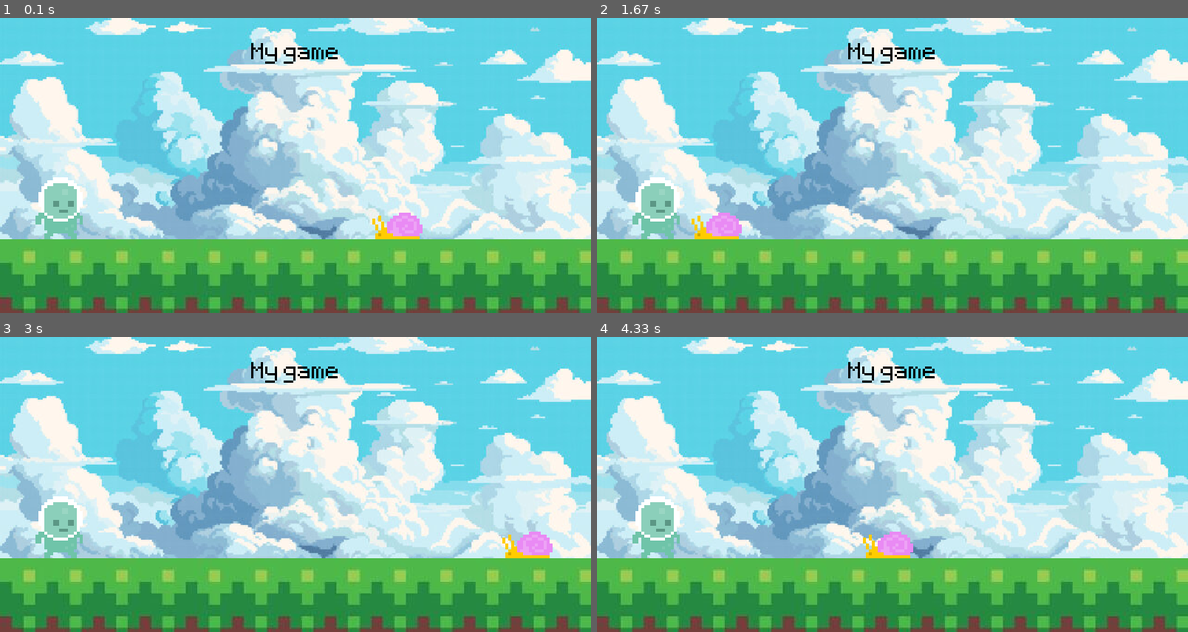
Above: before the commit, frames 1-4 (two rows, left to right).
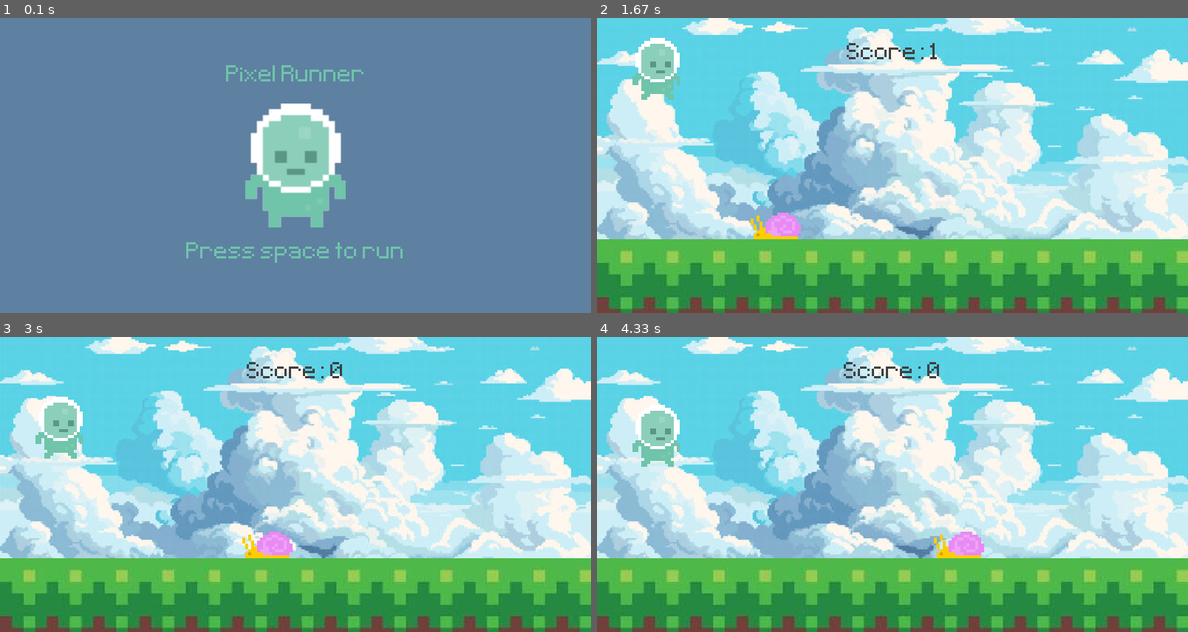
Above: after the commit, the same moments.

Repository: andresturu/Pygame-Learning
Game: pygame game, started from main.py
Same seed, same stepped clock (60 frames per second), same inputs: the game is played once before the commit and once after it.
Inputs (mouse positions are in pixels of both pictures, inside the frame that each line leads up to):
- Up to frame 1 (0.1 s): no input
- Up to frame 2 (1.67 s): tap Space at 0.33, 1 s; press the mouse at (656, 206) at 0.7 s; move the mouse to (780, 200) at 0.8 s; release the mouse at (898, 195) at 0.93 s; press the mouse at (656, 206) at 1.37 s; move the mouse to (703, 206) at 1.47 s; release the mouse at (756, 203) at 1.6 s
- Up to frame 3 (3 s): tap Space at 2.17, 2.5, 2.9 s
- Up to frame 4 (4.33 s): tap Space at 3.2, 3.73, 4.03 s; press the mouse at (656, 525) at 4.2 s; move the mouse to (679, 484) at 4.3 s

The runs differ from the first frame. In frame 1, 99% of the frame differs, in the area x 0-100%, y 0-100%; in frame 2, 4.0%; in frame 3, 3.8%; in frame 4, 3.9%.

Commit message:
Learning Pygame Part. 3

Diff:
--- a/deleted_code.txt
+++ b/deleted_code.txt
@@ -8,6 +8,23 @@
         -Needs to be on display surface to be visible
         -Flexible amount, only displayed when connected to display surface
 
+player_stand = pygame.transform.scale2x(player_stand) #scales the surface to be twice as large, maintaining aspect ratio
+
+
+
+pygame.draw.line(screen, 'Black', (0,0), pygame.mouse.get_pos(), 20)
+pygame.draw.ellipse(screen, 'Brown', pygame.Rect(50,200, 100, 100))
+
+ if player_rect.colliderect(snail_rect): #returns true or false
+        print('collision')
+    mouse_pos = pygame.mouse.get_pos() #returns x and y position
+    if player_rect.collidepoint(mouse_pos):
+        print(pygame.mouse.get_pressed()) #returns tuple of boolean values for left click, middle click, and right click
+
+if event.type == pygame.MOUSEMOTION:
+    print(event.pos)
+    if player_rect.collidepoint(event.pos):
+        print('player x mouse collision')
 
 if event.type == pygame.KEYDOWN:
     if event.key == pygame.K_RIGHT:
@@ -26,7 +43,18 @@
 test_surface = pygame.Surface((100, 200)) #creates a (regular) surface
 test_surface.fill('Red')
 
+if event.type == pygame.KEYUP:
+    print('key up')
 
+ keys = pygame.key.get_pressed() #alternate method to check for key press rather than through an event
+    if keys[pygame.K_SPACE]:        #this method is useful when using classes
+        print('jump')
+
+if event.button ==3:
+    print('right click')
+
+if event.type == pygame.MOUSEBUTTONUP:
+    print('mouse up')
 
 
 
--- a/main.py
+++ b/main.py
@@ -1,7 +1,6 @@
 import pygame
 from sys import exit
-from utils import load_and_scale_image, scale_by_width
-
+from utils import load_and_scale_image, scale_by_width, display_score
 
 pygame.init() #starts up the game, kind of like starting up the engine of the car
 
@@ -10,12 +9,17 @@
 pygame.display.set_caption('Runner') #changes name of game window
 clock = pygame.time.Clock()
 test_font = pygame.font.Font('font/Pixeltype.ttf', 50)
-
+game_active = False #for creating different game states
+start_time = 0
+score = 0
 
 sky_surface = load_and_scale_image('graphics/background_sky.jpg', screen_width) #elegant way of creating a surface, and scaling it simultaneously using functions
 ground_surface = load_and_scale_image('graphics/background_ground.jpg', screen_width) #this is not the syntax for loading in an image!! See above for actual syntax
-score_surf = test_font.render('My game', False, 'Black')#creates text surface, second parameter is to smooth the text out
-score_rect = score_surf.get_rect(center = (400, 50) )
+
+
+
+#score_surf = test_font.render('My game', False, (64,64,64))#creates text surface, second parameter is to smooth the text out, third is color (I used rgb tuple for this)
+#score_rect = score_surf.get_rect(center = (400, 50) )
 
 snail_surf = pygame.image.load('graphics/snail/snail1.png').convert_alpha() #Surface object contains actual image data
 snail_rect = snail_surf.get_rect(bottomright = (600,300)) #Rect object stores coordinates and dimensions, NOT the image data(pixels, etc..)
@@ -23,6 +27,23 @@
 
 player_surf = pygame.image.load('graphics/player/player_walk_1.png').convert_alpha()
 player_rect = player_surf.get_rect(midbottom = (80,300))
+player_gravity = 1
+player_velocity = 0
+
+#intro screen
+player_stand = pygame.image.load('graphics/player/player_stand.png').convert_alpha()
+player_stand = pygame.transform.rotozoom(player_stand, 0 , 2) #first argument: surface, second argument: angle, third argument: scale
+player_stand_rect = player_stand.get_rect(center = (400, 200))
+
+game_name = test_font.render('Pixel Runner', False, (111, 196, 169))
+game_name_rect = game_name.get_rect(center= (400, 80))
+
+game_message = test_font.render('Press space to run', False, (111,196,169))
+game_message_rect= game_message.get_rect(center = (400,320))
+
+#Timer
+obstacle_timer = pygame.USEREVENT + 1 #custom user event, with it's own integer ID. Every Pygame event has a unique integer event type
+pygame.time.set_timer(obstacle_timer, 900) #Pygame internally starts a timer that pushes an event with type obstacle_timer onto the event queue every 1500 milliseconds.
 
 
 while True:  #runs forever, unless broken from the inside
@@ -30,38 +51,60 @@
         if event.type == pygame.QUIT:   #QUIT is a constant equivalent to pressing x to quit out of the screen
             pygame.quit() #opposite of pygame.init()
             exit() #closes any type of code, including the while True loop
-        if event.type == pygame.MOUSEMOTION:
-            print(event.pos)
-            if player_rect.collidepoint(event.pos):
-                print('player x mouse collision')
-        if event.type == pygame.MOUSEBUTTONDOWN:
-            if event.button == 1:
-                print('left click')
-            if event.button ==3:
-                print('right click')
-        if event.type == pygame.MOUSEBUTTONUP:
-            print('mouse up')
 
+        if game_active == True:
+            if event.type == pygame.MOUSEBUTTONDOWN:
+                if event.button == 1: #could remove this if statement but wtv
+                    if player_rect.collidepoint(event.pos) and player_rect.bottom == 300:
+                        player_velocity = -20
+            if event.type == pygame.KEYDOWN:
+                if event.key == pygame.K_SPACE and player_rect.bottom == 300:
+                    player_velocity= -20
 
+        else:
+            if event.type == pygame.KEYDOWN and event.key == pygame.K_SPACE:
+                game_active = True
+                snail_rect.bottomright = (600,300) #reset snail position
+                start_time = pygame.time.get_ticks()
 
-    screen.blit(sky_surface, (0,-75)) #blit() is like sticking pictures onto a canvas at certain coordinates
-    screen.blit(ground_surface, (0, 300))
-    screen.blit(score_surf, score_rect)
+    if game_active:  #needed for creating different game states
+        #Backdrop, Score
+        screen.blit(sky_surface, (0,-75)) #blit() is like sticking pictures onto a canvas at certain coordinates
+        screen.blit(ground_surface, (0, 300))
+        #pygame.draw.rect(screen, '#c0e8ec', score_rect)
+        #pygame.draw.rect(screen, '#c0e8ec', score_rect, 6) #1st argument: surface to drawn on, 2nd: color, 3rd: position of the rectangle, 4th: border width
+        #screen.blit(score_surf, score_rect)
+        score = display_score(screen, start_time, test_font)
 
-    snail_rect.x -= 4
-    if snail_rect.right <= 0: snail_rect.left = 800
-    screen.blit(snail_surf, snail_rect)
-    screen.blit(player_surf, player_rect)
+        #Snail
+        snail_rect.x -= 4
+        if snail_rect.right <= 0: snail_rect.left = 800
+        screen.blit(snail_surf, snail_rect)
 
-    #if player_rect.colliderect(snail_rect): #returns true or false
-    #    print('collision')
-    mouse_pos = pygame.mouse.get_pos() #returns x and y position
-    if player_rect.collidepoint(mouse_pos):
-        print(pygame.mouse.get_pressed()) #returns tuple of boolean values for left click, middle click, and right click
+        #Player
+        player_velocity += player_gravity #quadratic- projectile motion
+        player_rect.y += player_velocity
+        if player_rect.bottom >=300: player_rect.bottom = 300 #everytime player is underneath ground, teleport them to on ground, gives illusion of a solid ground
+        screen.blit(player_surf, player_rect)
+
+        #collision
+        if snail_rect.colliderect(player_rect):
+            game_active = False
+    else:
+        screen.fill((94, 129, 162)) #or an RGB tuple
+        screen.blit(player_stand, player_stand_rect)
+
+        score_message = test_font.render(f'Your score was : {score}', False, (111,196,169))
+        score_message_rect = score_message.get_rect(center = (400,320))
+        screen.blit(game_name, game_name_rect)
+
+        if score == 0:
+            screen.blit(game_message, game_message_rect)
+        else:
+            screen.blit(score_message, score_message_rect)
 
 
     #draw all our elements
     #update everything
-
     pygame.display.update() #anything drawn within while loop is displayed to user
     clock.tick(60) #sets maximum frame rate, tells computer that while True loop should not run faster than 60 times per second, so that game doesn't run too fast
--- a/utils.py
+++ b/utils.py
@@ -12,3 +12,11 @@
     new_width = og_width *scale_w
     new_height = og_height *scale_w
     return new_width, new_height
+
+def display_score(screen, start_time, test_font): #counts and draws the score on the screen
+    #screen needs to be passed into this function, like Canvas from Stanford
+    current_time = int((pygame.time.get_ticks() - start_time) / 1000) #milliseconds since pygame.init() - when game starts
+    score_surf = test_font.render(f'Score: {current_time}', False, (64,64,64))
+    score_rect = score_surf.get_rect(center = (400,50))
+    screen.blit(score_surf, score_rect)
+    return current_time
